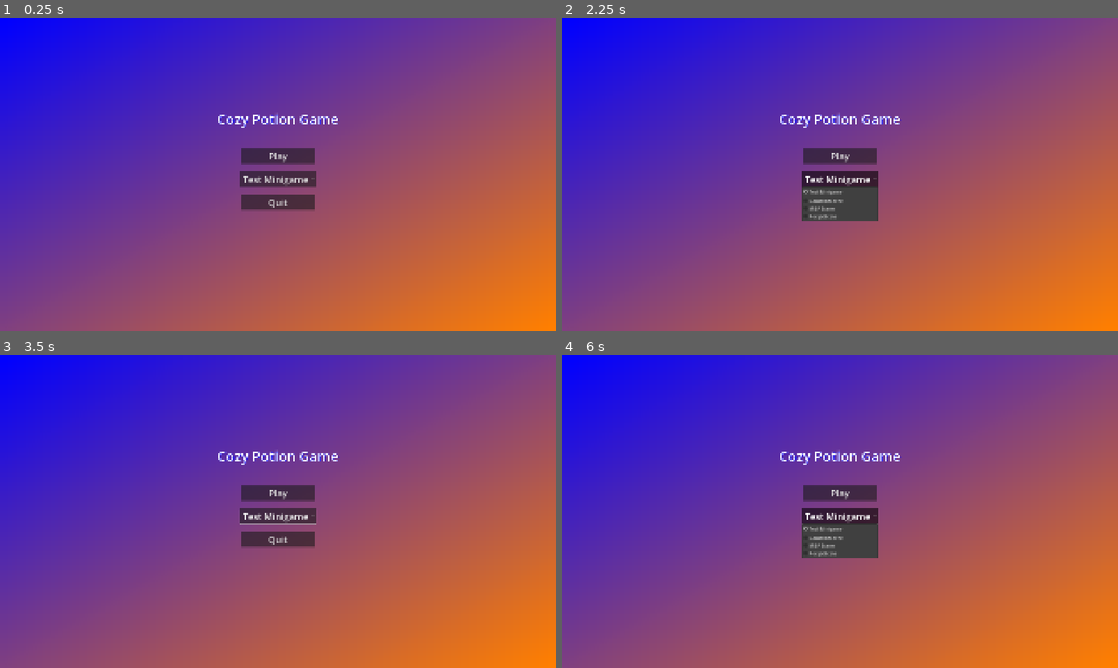
Above: before the commit, frames 1-4 (two rows, left to right).
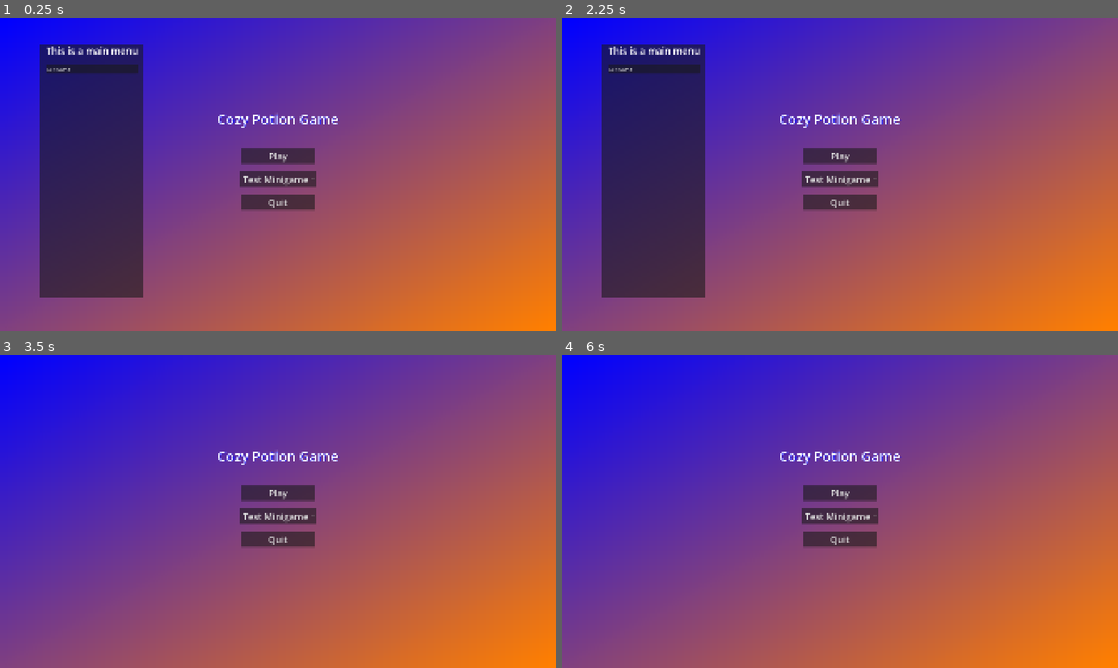
Above: after the commit, the same moments.

Repository: unimelb-game-makers/Team-Quibble-Production
Game: Godot game, scene res://scenes/main.tscn
The game is run twice, just before and just after one commit, with the same random seed, the same clock (stepped at 60 frames per second) and the same inputs.
Inputs (mouse positions are in pixels of both pictures, inside the frame that each line leads up to):
- Up to frame 1 (0.25 s): no input
- Up to frame 2 (2.25 s): click "Play" at 0.5 s; click "Play" at 1.25 s; click "Test Minigame" at 2 s
- Up to frame 3 (3.5 s): tap Enter at 2.75 s; move the mouse to (400, 495) at 2.77 s; hold D (move_right) from 2.78 s (still down); hold Left (camera_left) from 2.78 s (still down); click (400, 495) at 2.92 s; tap Right (camera_right) at 3.05 s
- Up to frame 4 (6 s): release D (move_right) at 3.5 s; release Left (camera_left) at 3.5 s; drag from (728, 527) to (812, 574) at 3.52 s; tap Space at 4.25, 5.75 s; move the mouse to (895, 442) at 4.27 s; press the mouse at (895, 442) at 4.28 s; hold D (move_right) 4.28-5 s; tap Right (camera_right) at 4.55 s; release the mouse at (895, 442) at 5 s; tap Enter at 5 s; drag from (812, 574) to (673, 464) at 5.02 s; move the mouse to (1006, 558) at 5.77 s; hold A (move_left) from 5.78 s (still down); hold Right (camera_right) from 5.78 s (still down)

The runs differ from the first frame. In frame 1, 15% of the frame differs, in the area x 7-26%, y 8-90%; in frame 2, 16%, in the area x 7-57%, y 8-90%; in frame 3, less than 0.1%; in frame 4, 1.1%.

Commit message:
moved options menu to be an autoload of its own

Diff:
--- a/cozy-potion-game/project.godot
+++ b/cozy-potion-game/project.godot
@@ -18,7 +18,7 @@
 [autoload]
 
 SceneManager="*uid://c0071jx5m4ofo"
-OptionsMenu="*uid://ddiesd3y05efc"
+OptionsMenu="*uid://c7rl0bd26eupb"
 
 [display]
 
--- a/cozy-potion-game/scenes/game_viewport.tscn
+++ b/cozy-potion-game/scenes/game_viewport.tscn
@@ -2,9 +2,6 @@
 
 [ext_resource type="Script" uid="uid://bekvcfp1wjd0x" path="res://scripts/game_viewport/game_sub_viewport.gd" id="1_th4xb"]
 [ext_resource type="PackedScene" uid="uid://dvuso6cvhqekf" path="res://scenes/main.tscn" id="2_k2gmx"]
-
-[sub_resource type="LabelSettings" id="LabelSettings_4dvm4"]
-font_size = 33
 
 [node name="Node" type="Node" unique_id=46579256]
 
@@ -31,67 +28,3 @@
 script = ExtResource("1_th4xb")
 
 [node name="Main" parent="ViewportControl/SubViewportContainer/SubViewport" unique_id=391929633 instance=ExtResource("2_k2gmx")]
-
-[node name="UIControl" type="Control" parent="." unique_id=1999173901]
-layout_mode = 3
-anchors_preset = 15
-anchor_right = 1.0
-anchor_bottom = 1.0
-grow_horizontal = 2
-grow_vertical = 2
-
-[node name="MarginContainer" type="MarginContainer" parent="UIControl" unique_id=1266198937]
-layout_mode = 1
-anchors_preset = 15
-anchor_right = 1.0
-anchor_bottom = 1.0
-grow_horizontal = 2
-grow_vertical = 2
-theme_override_constants/margin_left = 20
-theme_override_constants/margin_top = 20
-theme_override_constants/margin_right = 20
-theme_override_constants/margin_bottom = 20
-
-[node name="Control" type="Control" parent="UIControl/MarginContainer" unique_id=1832866189]
-layout_mode = 2
-
-[node name="OptionsMenuContainer" type="MarginContainer" parent="UIControl/MarginContainer/Control" unique_id=696818643 groups=["OptionsMenuContainer"]]
-layout_mode = 1
-anchors_preset = -1
-anchor_left = 0.058000002
-anchor_top = 0.059000004
-anchor_right = 0.259
-anchor_bottom = 0.919
-offset_left = -0.040000916
-offset_top = -0.36000443
-offset_right = -0.9200134
-offset_bottom = 0.23999023
-offset_transform_enabled = true
-theme_override_constants/margin_left = 10
-theme_override_constants/margin_top = 10
-theme_override_constants/margin_right = 10
-theme_override_constants/margin_bottom = 10
-
-[node name="PanelContainer" type="PanelContainer" parent="UIControl/MarginContainer/Control/OptionsMenuContainer" unique_id=1210357458]
-layout_mode = 2
-
-[node name="VBoxContainer" type="VBoxContainer" parent="UIControl/MarginContainer/Control/OptionsMenuContainer/PanelContainer" unique_id=1438540822]
-layout_mode = 2
-
-[node name="Label" type="Label" parent="UIControl/MarginContainer/Control/OptionsMenuContainer/PanelContainer/VBoxContainer" unique_id=975724824]
-layout_mode = 2
-text = "This is a main menu"
-label_settings = SubResource("LabelSettings_4dvm4")
-horizontal_alignment = 1
-
-[node name="MarginContainer" type="MarginContainer" parent="UIControl/MarginContainer/Control/OptionsMenuContainer/PanelContainer/VBoxContainer" unique_id=578056762]
-layout_mode = 2
-theme_override_constants/margin_left = 20
-theme_override_constants/margin_top = 20
-theme_override_constants/margin_right = 20
-theme_override_constants/margin_bottom = 20
-
-[node name="ExitGameButton" type="Button" parent="UIControl/MarginContainer/Control/OptionsMenuContainer/PanelContainer/VBoxContainer/MarginContainer" unique_id=2003450956]
-layout_mode = 2
-text = "Exit Game"
-alignment = 0
--- /dev/null
+++ b/cozy-potion-game/scenes/options_menu.tscn
@@ -0,0 +1,74 @@
+[gd_scene format=3 uid="uid://c7rl0bd26eupb"]
+
+[ext_resource type="Script" uid="uid://ddiesd3y05efc" path="res://scripts/autoloads/options_menu.gd" id="1_liyum"]
+
+[sub_resource type="LabelSettings" id="LabelSettings_4dvm4"]
+font_size = 33
+
+[node name="OptionsMenu" type="CanvasLayer" unique_id=1433898098 node_paths=PackedStringArray("options_menu_container")]
+script = ExtResource("1_liyum")
+options_menu_container = NodePath("Control/MarginContainer/Control/OptionsMenuContainer")
+
+[node name="Control" type="Control" parent="." unique_id=897544671]
+layout_mode = 3
+anchors_preset = 15
+anchor_right = 1.0
+anchor_bottom = 1.0
+grow_horizontal = 2
+grow_vertical = 2
+
+[node name="MarginContainer" type="MarginContainer" parent="Control" unique_id=1525534556]
+layout_mode = 1
+anchors_preset = 15
+anchor_right = 1.0
+anchor_bottom = 1.0
+grow_horizontal = 2
+grow_vertical = 2
+theme_override_constants/margin_left = 20
+theme_override_constants/margin_top = 20
+theme_override_constants/margin_right = 20
+theme_override_constants/margin_bottom = 20
+
+[node name="Control" type="Control" parent="Control/MarginContainer" unique_id=1292584816]
+layout_mode = 2
+
+[node name="OptionsMenuContainer" type="MarginContainer" parent="Control/MarginContainer/Control" unique_id=279762709 groups=["OptionsMenuContainer"]]
+layout_mode = 1
+anchors_preset = -1
+anchor_left = 0.058000002
+anchor_top = 0.059000004
+anchor_right = 0.259
+anchor_bottom = 0.919
+offset_left = -0.040000916
+offset_top = -0.36000443
+offset_right = -0.9200134
+offset_bottom = 0.23999023
+offset_transform_enabled = true
+theme_override_constants/margin_left = 10
+theme_override_constants/margin_top = 10
+theme_override_constants/margin_right = 10
+theme_override_constants/margin_bottom = 10
+
+[node name="PanelContainer" type="PanelContainer" parent="Control/MarginContainer/Control/OptionsMenuContainer" unique_id=1692637642]
+layout_mode = 2
+
+[node name="VBoxContainer" type="VBoxContainer" parent="Control/MarginContainer/Control/OptionsMenuContainer/PanelContainer" unique_id=1983870235]
+layout_mode = 2
+
+[node name="Label" type="Label" parent="Control/MarginContainer/Control/OptionsMenuContainer/PanelContainer/VBoxContainer" unique_id=760924181]
+layout_mode = 2
+text = "This is a main menu"
+label_settings = SubResource("LabelSettings_4dvm4")
+horizontal_alignment = 1
+
+[node name="MarginContainer" type="MarginContainer" parent="Control/MarginContainer/Control/OptionsMenuContainer/PanelContainer/VBoxContainer" unique_id=285426307]
+layout_mode = 2
+theme_override_constants/margin_left = 20
+theme_override_constants/margin_top = 20
+theme_override_constants/margin_right = 20
+theme_override_constants/margin_bottom = 20
+
+[node name="ExitGameButton" type="Button" parent="Control/MarginContainer/Control/OptionsMenuContainer/PanelContainer/VBoxContainer/MarginContainer" unique_id=726220320]
+layout_mode = 2
+text = "Exit Game"
+alignment = 0
--- a/cozy-potion-game/scripts/autoloads/options_menu.gd
+++ b/cozy-potion-game/scripts/autoloads/options_menu.gd
@@ -1,13 +1,8 @@
+##the interface by which nodes open and close the options menu globally
+##the implementation of options menu functionality can be found in the options menu
 extends Node
 
-var options_menu_container: Container:
-	get():
-		if options_menu_container:
-			return options_menu_container
-		elif is_inside_tree():
-			options_menu_container = get_tree().get_first_node_in_group("OptionsMenuContainer")
-			return options_menu_container
-		return null
+@export var options_menu_container: Container
 
 func _ready() -> void:
 	options_menu_container = get_tree().get_first_node_in_group("OptionsMenuContainer")
@@ -20,9 +15,15 @@
 
 func open_options_menu() -> void:
 	#TODO give focus to first button in the options menu for non-mouse users
+	if not options_menu_container:
+		return
+
 	animate_options_menu_in()
 
 func close_options_menu() -> void:
+	if not options_menu_container:
+		return
+
 	animate_options_menu_out()
 
 func animate_options_menu_in() -> void:
